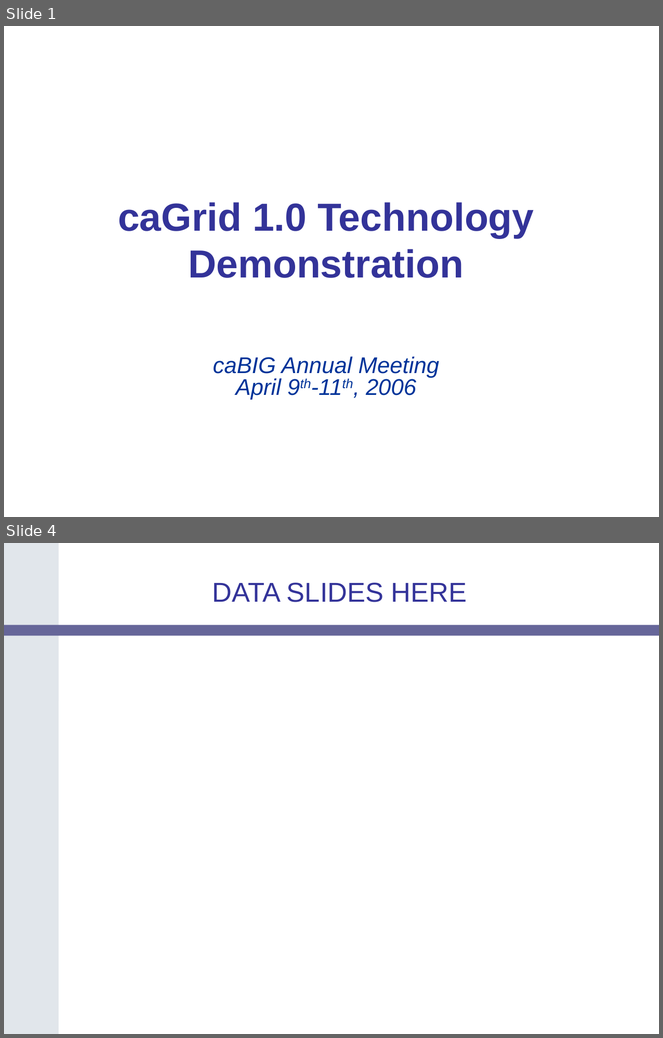
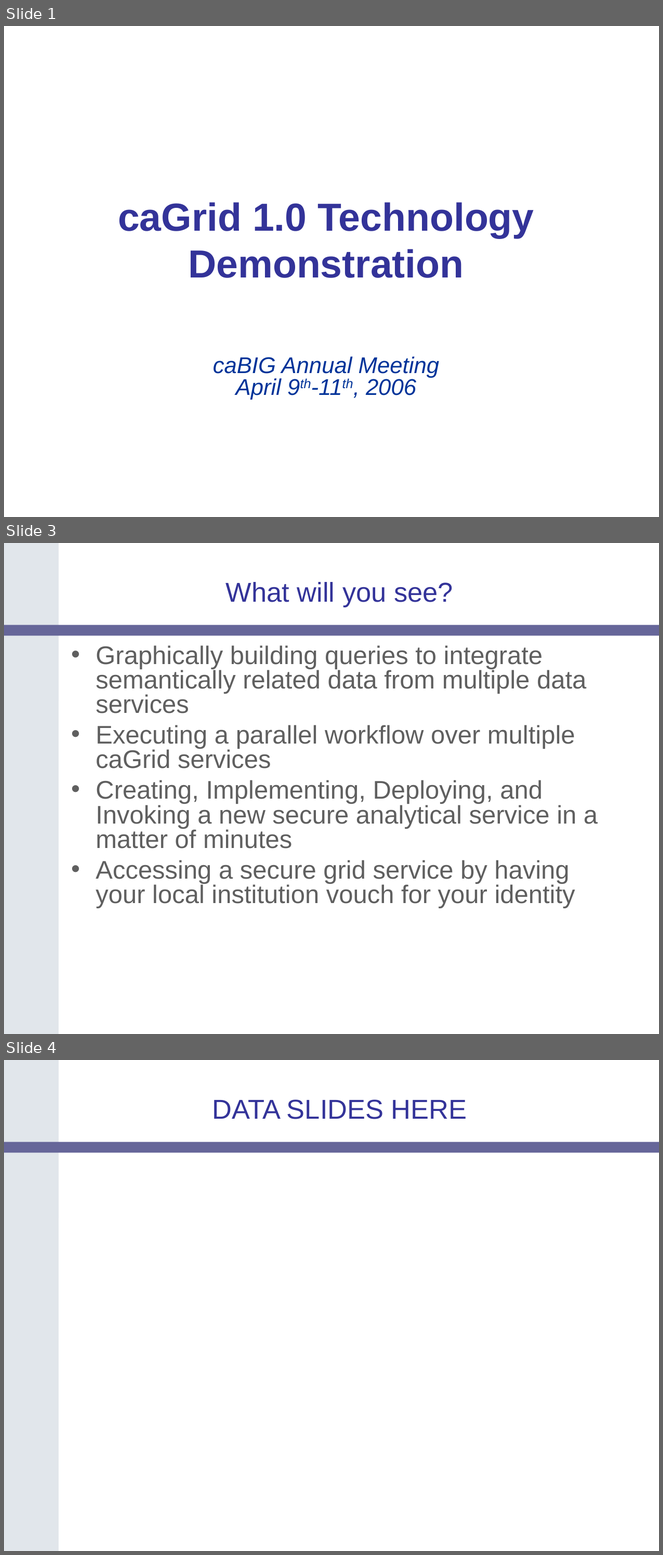
Before and after one commit to NCIP/cagrid-docs, a slide deck: presentations/200604_AnnualMeeting/caGrid-1.0-Demo.ppt. Shown one above the other, each under a label of ours: slides 1 and 4 before the commit, slides 1, 3 and 4 after it; the slides between them are not shown. The pictures are 663x1038 and 663x1555 pixels, drawn with LibreOffice and Linux fonts; fonts in the diff are those of the drawing; background and template pictures are left out. Boxes give left, top, right and bottom in pixels: in the first picture for what was removed or moved away, otherwise in the second. Text is boxed around its words. In the diff, an @@ line names an element or a change of style, - is before the commit and + after.

```diff
--- a/presentations/200604_AnnualMeeting/caGrid-1.0-Demo.ppt
+++ b/presentations/200604_AnnualMeeting/caGrid-1.0-Demo.ppt
@@ slide 3 added at <box>4,543,659,1034</box>, background #FFFFFF; not listed: 2 template elements that a slide beside it also shows @@
@@ title added at <box>226,582,453,607</box>, 30 pt, text #333399 @@
+What will you see?
@@ text added at <box>96,645,598,909</box>, 28 pt, text #5F5F5F @@
+• Graphically building queries to integrate semantically related data from multiple data services
+• Executing a parallel workflow over multiple caGrid services
+• Creating, Implementing, Deploying, and Invoking a new secure analytical service in a matter of minutes
+• Accessing a secure grid service by having your local institution vouch for your identity
```
Also in this commit, not shown: 4 other slides added, 2 slides removed.
